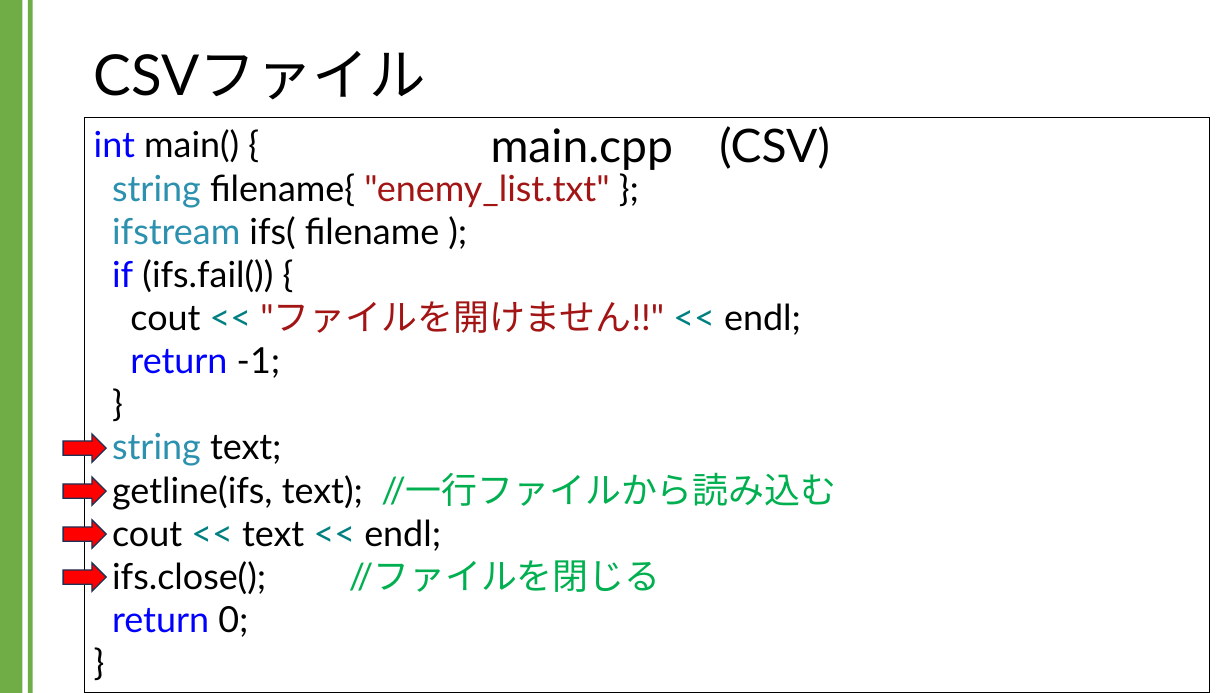
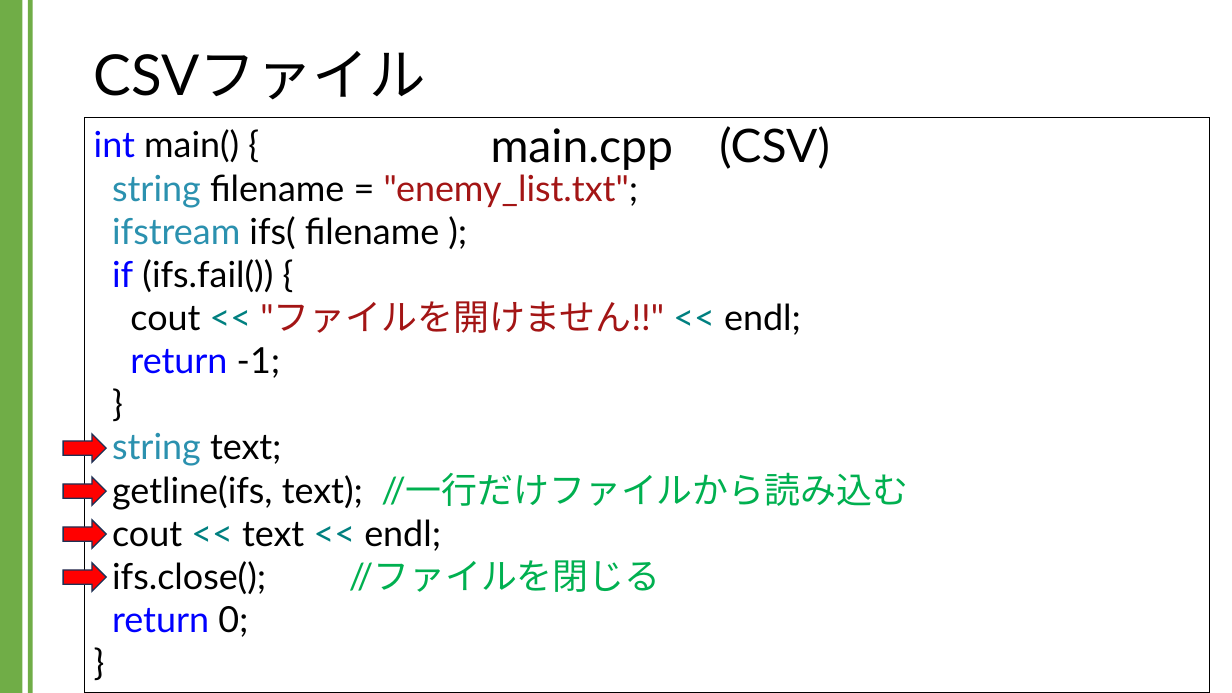
Before and after one commit to kic-murata/cpp2024, a slide deck: slide 14 of 授業資料/講義資料：CSVファイル.pptx. Drawn at 1232x693 pixels with LibreOffice and Linux fonts; fonts in the diff are those of the drawing. Boxes give left, top, right and bottom in pixels: in the first picture for what was removed or moved away, otherwise in the second. Text is boxed around its words. In the diff, an @@ line names an element or a change of style, - is before the commit and + after.

```diff
--- a/授業資料/講義資料：CSVファイル.pptx
+++ b/授業資料/講義資料：CSVファイル.pptx
@@ text in rectangle at (112, 174, 639, 208): text changed @@
-string filename{ "enemy_list.txt" };
+string filename = "enemy_list.txt";
@@ text in rectangle at (112, 472, 908, 510): text changed @@
-getline(ifs, text); //一行ファイルから読み込む
+getline(ifs, text); //一行だけファイルから読み込む
```
Also in this commit, not shown: 13 other slides changed, 6 slides added, 11 slides removed.
